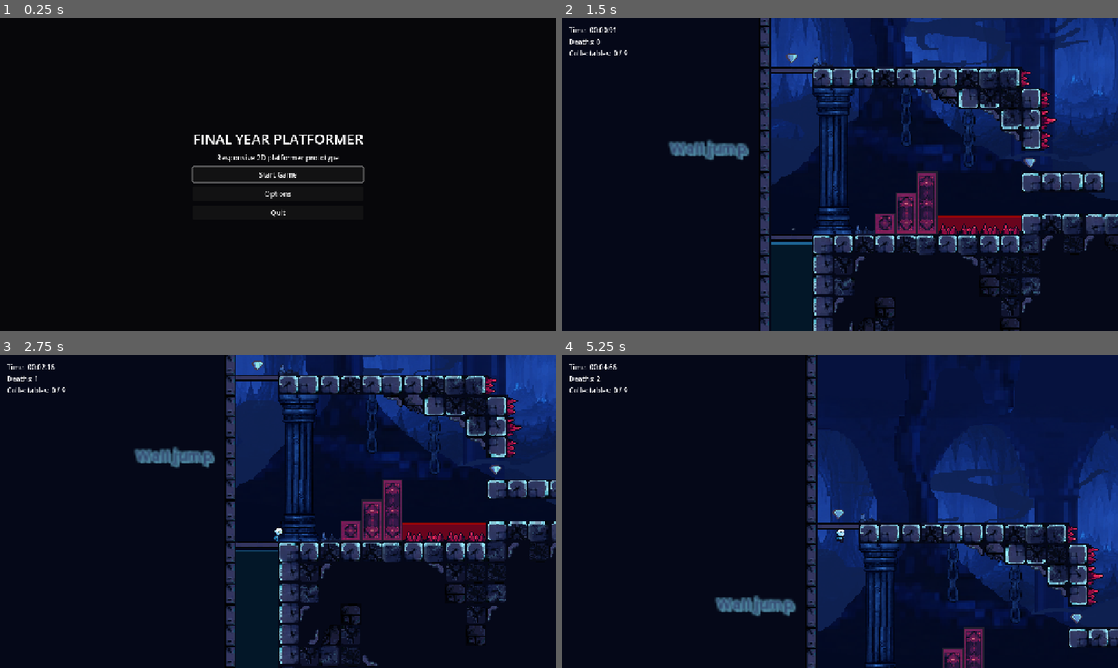
Above: before the commit, frames 1-4 (two rows, left to right).
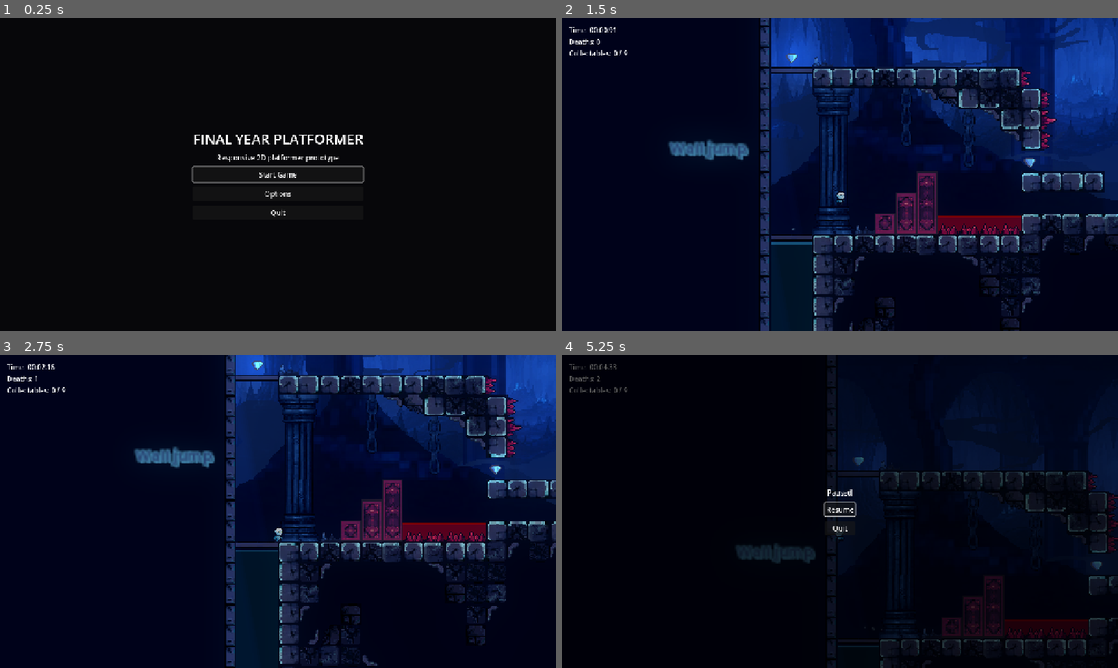
Above: after the commit, the same moments.

Repository: kornelmrozcs/final-year-platformer
Game: Godot game, scene res://scenes/ui/main_menu.tscn
The game is run twice, just before and just after one commit, with the same random seed, the same clock (stepped at 60 frames per second) and the same inputs.
Inputs (mouse positions are in pixels of both pictures, inside the frame that each line leads up to):
- Up to frame 1 (0.25 s): no input
- Up to frame 2 (1.5 s): click "Start Game" at 0.5 s; tap Enter at 1.25 s; move the mouse to (962, 158) at 1.27 s; hold D (move_right) from 1.28 s (still down); tap Space (jump) at 1.35 s; click (962, 158) at 1.42 s
- Up to frame 3 (2.75 s): tap Space (jump) at 1.52, 1.82 s; release D (move_right) at 2 s; drag from (166, 527) to (133, 655) at 2.02 s
- Up to frame 4 (5.25 s): tap F4 (debug_manual_respawn) at 2.75, 3.5, 4.25 s; move the mouse to (895, 442) at 2.77 s; hold D (move_right) 2.78-3.5 s; tap Alt at 2.85 s; tap Space (jump) at 3.05, 4.35, 4.52, 4.82 s; drag from (812, 574) to (995, 470) at 3.52 s; move the mouse to (1006, 558) at 4.27 s; hold A (move_left) 4.28-5 s; tap Escape (ui_cancel) at 4.9 s; drag from (673, 464) to (840, 480) at 5.02 s

The runs differ from the first frame. In frame 2, 2.7% of the frame differs, in the area x 37-100%, y 4-100%; in frame 3, 2.4%; in frame 4, 47%, in the area x 1-100%, y 0-100%.

Commit message:
polishing 0.95

Diff:
--- a/project.godot
+++ b/project.godot
@@ -62,6 +62,11 @@
 "events": [Object(InputEventKey,"resource_local_to_scene":false,"resource_name":"","device":-1,"window_id":0,"alt_press …(195 unchanged characters)…
 ]
 }
+pause_game={
+"deadzone": 0.2,
+"events": [Object(InputEventKey,"resource_local_to_scene":false,"resource_name":"","device":-1,"window_id":0,"alt_pressed":false,"shift_pressed":false,"ctrl_pressed":false,"meta_pressed":false,"pressed":false,"keycode":0,"physical_keycode":4194305,"key_label":0,"unicode":0,"location":0,"echo":false,"script":null)
+]
+}
 
 [physics]
 
@@ -73,3 +78,4 @@
 rendering_device/driver.windows="d3d12"
 renderer/rendering_method="gl_compatibility"
 renderer/rendering_method.mobile="gl_compatibility"
+viewport/hdr_2d=true
--- a/scenes/interactables/collectable.tscn
+++ b/scenes/interactables/collectable.tscn
@@ -85,6 +85,15 @@
 [sub_resource type="CircleShape2D" id="CircleShape2D_a2uub"]
 radius = 4.0
 
+[sub_resource type="Gradient" id="Gradient_u7t0c"]
+offsets = PackedFloat32Array(0, 0.7372449)
+colors = PackedColorArray(1, 1, 1, 1, 0, 0, 0, 1)
+
+[sub_resource type="GradientTexture2D" id="GradientTexture2D_64lak"]
+gradient = SubResource("Gradient_u7t0c")
+fill = 1
+fill_from = Vector2(0.52136755, 0.48290598)
+
 [node name="Collectable" type="Area2D" unique_id=2097911153]
 scale = Vector2(0.75, 0.75)
 script = ExtResource("1_u7t0c")
@@ -102,3 +111,8 @@
 [node name="AudioStreamPlayer2D" type="AudioStreamPlayer2D" parent="." unique_id=293642857]
 stream = ExtResource("3_64lak")
 volume_db = -10.0
+
+[node name="PointLight2D" type="PointLight2D" parent="." unique_id=766161706]
+color = Color(0.27450982, 0.78431374, 1, 1)
+energy = 0.37
+texture = SubResource("GradientTexture2D_64lak")
--- a/scenes/interactables/portal.tscn
+++ b/scenes/interactables/portal.tscn
@@ -6,6 +6,15 @@
 
 [sub_resource type="CircleShape2D" id="CircleShape2D_suroe"]
 radius = 9.0
+
+[sub_resource type="Gradient" id="Gradient_u7t0c"]
+offsets = PackedFloat32Array(0, 0.7372449)
+colors = PackedColorArray(1, 1, 1, 1, 0, 0, 0, 1)
+
+[sub_resource type="GradientTexture2D" id="GradientTexture2D_rwyv8"]
+gradient = SubResource("Gradient_u7t0c")
+fill = 1
+fill_from = Vector2(0.52136755, 0.48290598)
 
 [node name="Portal" type="Area2D" unique_id=266919062]
 z_index = -2
@@ -24,3 +33,8 @@
 [node name="AudioStreamPlayer2D" type="AudioStreamPlayer2D" parent="." unique_id=1297068918]
 stream = ExtResource("3_rwyv8")
 volume_db = -20.0
+
+[node name="PointLight2D" type="PointLight2D" parent="." unique_id=1872853137]
+color = Color(0.27450982, 0.78431374, 1, 1)
+energy = 0.37
+texture = SubResource("GradientTexture2D_rwyv8")
--- a/scenes/player/player.tscn
+++ b/scenes/player/player.tscn
@@ -11,6 +11,7 @@
 [ext_resource type="Script" uid="uid://d1u3w1yv5btqo" path="res://scripts/player/states/respawn_state.gd" id="8_5gtgg"]
 [ext_resource type="Script" uid="uid://dffa5c3fig34d" path="res://scripts/player/player_animation_controller.gd" id="9_h17s1"]
 [ext_resource type="Texture2D" uid="uid://bi00p4bhxjoyn" path="res://assets/sprites/fx/run_dust_particle.png" id="10_dust"]
+[ext_resource type="AudioStream" uid="uid://c2ikorh2jwev7" path="res://assets/audio/action_jump.mp3" id="11_jump_audio"]
 
 [sub_resource type="Animation" id="Animation_fm80t"]
 resource_name = "Fall"
@@ -128,6 +129,8 @@
 position = Vector2(0, -4)
 script = ExtResource("1_dovo2")
 wall_coyote_time = 0.5
+jump_sound_min_pitch = 0.8
+jump_sound_max_pitch = 1.2
 
 [node name="StateMachine" type="Node" parent="." unique_id=73533683]
 script = ExtResource("2_0owmy")
@@ -184,6 +187,10 @@
 scale_amount_max = 0.65
 color = Color(0.72, 0.82, 0.9, 0.55)
 
+[node name="JumpAudioPlayer" type="AudioStreamPlayer2D" parent="." unique_id=1415161718]
+stream = ExtResource("11_jump_audio")
+volume_db = -8.0
+
 [node name="Camera2D" type="Camera2D" parent="." unique_id=434085958]
 offset = Vector2(0, -20)
 zoom = Vector2(3, 3)
--- a/scenes/world/level_1.tscn
+++ b/scenes/world/level_1.tscn
@@ -15,6 +15,9 @@
 [node name="Layer05" parent="Visuals/ParallaxBackground" parent_id_path=PackedInt32Array(259016423) index="1" unique_id=786414950]
 auto_scroll_speed = -2.0
 
+[node name="CanvasModulate" parent="Visuals" parent_id_path=PackedInt32Array(1002086315) index="2" unique_id=519000726]
+color = Color(0.75398386, 0.75398386, 0.75398374, 1)
+
 [node name="TileMap" parent="Geometry" parent_id_path=PackedInt32Array(325884410) index="0" unique_id=864935402]
 layer_0/tile_data = PackedInt32Array(2883584, 393216, 0, 2883593, 458752, 0, 2883592, 458752, 0, 2883591, 524288, 16106 …(49445 unchanged characters)…
 
@@ -22,6 +25,7 @@
 layer_0/tile_data = PackedInt32Array(2818054, 1310721, 3, 2818055, 1310721, 3, 2818056, 1310721, 3, 2621456, 1310721, 1 …(421 unchanged characters)…
 
 [node name="Player" parent="." index="3" unique_id=390292942]
+z_index = 3
 position = Vector2(-16, 700)
 respawn_position = Vector2(0, 700)
 run_dust_min_speed = 5.0
--- a/scenes/world/level_template.tscn
+++ b/scenes/world/level_template.tscn
@@ -11,6 +11,7 @@
 [ext_resource type="PackedScene" uid="uid://ceamoimb7xsef" path="res://scenes/hazards/water.tscn" id="4_o4wlu"]
 [ext_resource type="Script" uid="uid://3a0e2nch40j0" path="res://scripts/hazards/deadly_surfaces.gd" id="5_6trs4"]
 [ext_resource type="PackedScene" uid="uid://ypefq5svn5u7" path="res://scenes/interactables/portal.tscn" id="5_21vdc"]
+[ext_resource type="PackedScene" path="res://scenes/ui/pause_menu.tscn" id="5_dpwv7"]
 [ext_resource type="PackedScene" uid="uid://ci5p2na6aqoqh" path="res://scenes/interactables/collectable.tscn" id="6_78oux"]
 [ext_resource type="PackedScene" uid="uid://dle5i361hdp8e" path="res://scenes/platforms/moving_platform.tscn" id="12_gpohp"]
 [ext_resource type="PackedScene" uid="uid://bp7lurgrvb53e" path="res://scenes/hazards/moving_saw.tscn" id="13_sk85y"]
@@ -18,6 +19,97 @@
 [ext_resource type="PackedScene" uid="uid://dxxcf42m3dy1g" path="res://scenes/ui/minimap.tscn" id="15_minimap"]
 [ext_resource type="Script" uid="uid://cp7lsu76g58p6" path="res://scripts/ui/minimap_view_area.gd" id="16_view_area"]
 [ext_resource type="PackedScene" uid="uid://d2h3j1rq4xn23" path="res://scenes/world/tutorial_text.tscn" id="18_r6ymm"]
+
+[sub_resource type="Environment" id="Environment_dpwv7"]
+background_mode = 3
+tonemap_mode = 1
+glow_enabled = true
+glow_intensity = 1.0
+glow_bloom = 0.25
+
+[sub_resource type="OccluderPolygon2D" id="OccluderPolygon2D_dpwv7"]
+polygon = PackedVector2Array(-6, -6, 8, -6, 8, 6, -6, 6)
+
+[sub_resource type="OccluderPolygon2D" id="OccluderPolygon2D_rq06c"]
+polygon = PackedVector2Array(-6, -6, 6, -6, 6, 6, -6, 6)
+
+[sub_resource type="OccluderPolygon2D" id="OccluderPolygon2D_88ahj"]
+polygon = PackedVector2Array(-8, -6, 8, -6, 8, 6, -8, 6)
+
+[sub_resource type="OccluderPolygon2D" id="OccluderPolygon2D_toreg"]
+polygon = PackedVector2Array(-6, -6, 8, -6, 8, 8, -6, 8, -6, -6.4749136)
+
+[sub_resource type="OccluderPolygon2D" id="OccluderPolygon2D_d4anm"]
+polygon = PackedVector2Array(-6, -8, -6, -8, 8, -8, 8, 6, -6, 6, -6, -8)
+
+[sub_resource type="OccluderPolygon2D" id="OccluderPolygon2D_sayem"]
+polygon = PackedVector2Array(-8, -6, 6, -6, 6, 6, -8, 6)
+
+[sub_resource type="OccluderPolygon2D" id="OccluderPolygon2D_i77e7"]
+polygon = PackedVector2Array(-8, -6, 6, -6, 6, 8, -8, 8, -8, -6)
+
+[sub_resource type="OccluderPolygon2D" id="OccluderPolygon2D_ucncc"]
+polygon = PackedVector2Array(-8, -8, 6, -8, 6, 6, -8, 6, -8, -8)
+
+[sub_resource type="OccluderPolygon2D" id="OccluderPolygon2D_lyth8"]
+polygon = PackedVector2Array(-6, -6, 6, -6, 6, 8, -6, 8)
+
+[sub_resource type="OccluderPolygon2D" id="OccluderPolygon2D_mxyhd"]
+polygon = PackedVector2Array(-6, -8, 6, -8, 6, 8, -6, 8, -6, -6.4749136)
+
+[sub_resource type="OccluderPolygon2D" id="OccluderPolygon2D_2ktcc"]
+polygon = PackedVector2Array(-6, -8, 6, -8, 6, 6, -6, 6)
+
+[sub_resource type="OccluderPolygon2D" id="OccluderPolygon2D_5tdl2"]
+polygon = PackedVector2Array(-4, -6, 8, -6, 8, -4, -4, -4)
+
+[sub_resource type="OccluderPolygon2D" id="OccluderPolygon2D_umx4o"]
+polygon = PackedVector2Array(-4, -6, 8, -6, 8, -4, -4, -4)
+
+[sub_resource type="OccluderPolygon2D" id="OccluderPolygon2D_c2dv0"]
+polygon = PackedVector2Array(-4, -6, 8, -6, 8, -4, -4, -4)
+
+[sub_resource type="OccluderPolygon2D" id="OccluderPolygon2D_bnbvv"]
+polygon = PackedVector2Array(-8, -6, 8, -6, 8, -4, -8, -4)
+
+[sub_resource type="OccluderPolygon2D" id="OccluderPolygon2D_x3tqy"]
+polygon = PackedVector2Array(-8, -6, 8, -6, 8, -4, -8, -4)
+
+[sub_resource type="OccluderPolygon2D" id="OccluderPolygon2D_tc6es"]
+polygon = PackedVector2Array(-8, -6, 8, -6, 8, -4, -8, -4)
+
+[sub_resource type="OccluderPolygon2D" id="OccluderPolygon2D_vcsgn"]
+polygon = PackedVector2Array(-4, -6, 8, -6, 8, -4, -2, -4)
+
+[sub_resource type="OccluderPolygon2D" id="OccluderPolygon2D_nq882"]
+polygon = PackedVector2Array(-8, -6, 6, -6, 4, -4, -8, -4)
+
+[sub_resource type="OccluderPolygon2D" id="OccluderPolygon2D_fmmhe"]
+polygon = PackedVector2Array(-8, -6, 6, -6, 4, -4, -8, -4)
+
+[sub_resource type="OccluderPolygon2D" id="OccluderPolygon2D_tt7lj"]
+polygon = PackedVector2Array(-6, -6, -6, -6, 8, -6, 8, 8, -6, 8, -6, -8)
+
+[sub_resource type="OccluderPolygon2D" id="OccluderPolygon2D_4a1f7"]
+polygon = PackedVector2Array(-6, -8, -6, -8, 8, -8, 8, 8, -6, 8, -6, -8)
+
+[sub_resource type="OccluderPolygon2D" id="OccluderPolygon2D_ht3i2"]
+polygon = PackedVector2Array(-6, -6, 8, -6, 8, 8, -6, 8)
+
+[sub_resource type="OccluderPolygon2D" id="OccluderPolygon2D_1p1kh"]
+polygon = PackedVector2Array(-8, -6, 6, -6, 6, 8, -8, 8)
+
+[sub_resource type="OccluderPolygon2D" id="OccluderPolygon2D_u84sw"]
+polygon = PackedVector2Array(-6, -8, 8, -8, 8, 6, 8, 8, -6, 8)
+
+[sub_resource type="OccluderPolygon2D" id="OccluderPolygon2D_0khnx"]
+polygon = PackedVector2Array(-8, -8, 6, -8, 6, 8, -8, 8)
+
+[sub_resource type="OccluderPolygon2D" id="OccluderPolygon2D_5f60o"]
+polygon = PackedVector2Array(-8, -8, 6, -8, 6, 6, -8, 6)
+
+[sub_resource type="OccluderPolygon2D" id="OccluderPolygon2D_6n6p0"]
+polygon = PackedVector2Array(-6, -8, 8, -8, 8, 6, -6, 6)
 
 [sub_resource type="TileSetAtlasSource" id="TileSetAtlasSource_v4y73"]
 texture = ExtResource("1_p8h2d")
@@ -32,28 +124,38 @@
 4:0/0 = 0
 4:0/0/physics_layer_0/polygon_0/points = PackedVector2Array(-8, -8, 8, -8, 8, 8, -8, 8)
 6:0/0 = 0
+6:0/0/occlusion_layer_0/polygon_0/polygon = SubResource("OccluderPolygon2D_tt7lj")
 6:0/0/physics_layer_0/polygon_0/points = PackedVector2Array(-8, -8, 8, -8, 8, 8, -8, 8)
 7:0/0 = 0
+7:0/0/occlusion_layer_0/polygon_0/polygon = SubResource("OccluderPolygon2D_1p1kh")
 7:0/0/physics_layer_0/polygon_0/points = PackedVector2Array(-8, -8, 8, -8, 8, 8, -8, 8)
 8:0/0 = 0
+8:0/0/occlusion_layer_0/polygon_0/polygon = SubResource("OccluderPolygon2D_0khnx")
 8:0/0/physics_layer_0/polygon_0/points = PackedVector2Array(-8, -8, 8, -8, 8, 8, -8, 8)
 9:0/0 = 0
 9:0/0/physics_layer_0/polygon_0/points = PackedVector2Array(-8, -8, 8, -8, 8, 8, -8, 8)
 10:0/0 = 0
 10:0/0/physics_layer_0/polygon_0/points = PackedVector2Array(-8, -8, 8, -8, 8, 8, -8, 8)
 12:0/0 = 0
+12:0/0/occlusion_layer_0/polygon_0/polygon = SubResource("OccluderPolygon2D_dpwv7")
 12:0/0/physics_layer_0/polygon_0/points = PackedVector2Array(-8, -8, 8, -8, 8, 8, -8, 8)
 13:0/0 = 0
+13:0/0/occlusion_layer_0/polygon_0/polygon = SubResource("OccluderPolygon2D_88ahj")
 13:0/0/physics_layer_0/polygon_0/points = PackedVector2Array(-8, -8, 8, -8, 8, 8, -8, 8)
 14:0/0 = 0
+14:0/0/occlusion_layer_0/polygon_0/polygon = SubResource("OccluderPolygon2D_sayem")
 14:0/0/physics_layer_0/polygon_0/points = PackedVector2Array(-8, -8, 8, -8, 8, 8, -8, 8)
 15:0/0 = 0
+15:0/0/occlusion_layer_0/polygon_0/polygon = SubResource("OccluderPolygon2D_lyth8")
 15:0/0/physics_layer_0/polygon_0/points = PackedVector2Array(-8, -8, 8, -8, 8, 8, -8, 8)
 17:0/0 = 0
+17:0/0/occlusion_layer_0/polygon_0/polygon = SubResource("OccluderPolygon2D_5tdl2")
 17:0/0/physics_layer_0/polygon_0/points = PackedVector2Array(-8, -8, 8, -8, 8, -3.057598, -8, -3.057598)
 18:0/0 = 0
+18:0/0/occlusion_layer_0/polygon_0/polygon = SubResource("OccluderPolygon2D_bnbvv")
 18:0/0/physics_layer_0/polygon_0/points = PackedVector2Array(-8, -8, 8, -8, 8, -3.057598, -8, -3.057598)
 19:0/0 = 0
+19:0/0/occlusion_layer_0/polygon_0/polygon = SubResource("OccluderPolygon2D_vcsgn")
 19:0/0/physics_layer_0/polygon_0/points = PackedVector2Array(-8, -8, 8, -8, 8, -3.057598, -8, -3.057598)
 0:1/0 = 0
 0:1/0/physics_layer_0/polygon_0/points = PackedVector2Array(-8, -8, 8, -8, 8, 8, -8, 8)
@@ -66,28 +168,37 @@
 4:1/0 = 0
 4:1/0/physics_layer_0/polygon_0/points = PackedVector2Array(-8, -8, 8, -8, 8, 8, -8, 8)
 6:1/0 = 0
+6:1/0/occlusion_layer_0/polygon_0/polygon = SubResource("OccluderPolygon2D_4a1f7")
 6:1/0/physics_layer_0/polygon_0/points = PackedVector2Array(-8, -8, 8, -8, 8, 8, -8, 8)
 7:1/0 = 0
 7:1/0/physics_layer_0/polygon_0/points = PackedVector2Array(-8, -8, 8, -8, 8, 8, -8, 8)
 8:1/0 = 0
+8:1/0/occlusion_layer_0/polygon_0/polygon = SubResource("OccluderPolygon2D_5f60o")
 8:1/0/physics_layer_0/polygon_0/points = PackedVector2Array(-8, -8, 8, -8, 8, 8, -8, 8)
 9:1/0 = 0
 9:1/0/physics_layer_0/polygon_0/points = PackedVector2Array(-8, -8, 8, -8, 8, 8, -8, 8)
 10:1/0 = 0
 10:1/0/physics_layer_0/polygon_0/points = PackedVector2Array(-8, -8, 8, -8, 8, 8, -8, 8)
 12:1/0 = 0
+12:1/0/occlusion_layer_0/polygon_0/polygon = SubResource("OccluderPolygon2D_rq06c")
 12:1/0/physics_layer_0/polygon_0/points = PackedVector2Array(-8, -8, 8, -8, 8, 8, -8, 8)
 13:1/0 = 0
+13:1/0/occlusion_layer_0/polygon_0/polygon = SubResource("OccluderPolygon2D_toreg")
 13:1/0/physics_layer_0/polygon_0/points = PackedVector2Array(-8, -8, 8, -8, 8, 8, -8, 8)
 14:1/0 = 0
+14:1/0/occlusion_layer_0/polygon_0/polygon = SubResource("OccluderPolygon2D_i77e7")
 14:1/0/physics_layer_0/polygon_0/points = PackedVector2Array(-8, -8, 8, -8, 8, 8, -8, 8)
 15:1/0 = 0
+15:1/0/occlusion_layer_0/polygon_0/polygon = SubResource("OccluderPolygon2D_mxyhd")
 15:1/0/physics_layer_0/polygon_0/points = PackedVector2Array(-8, -8, 8, -8, 8, 8, -8, 8)
 17:1/0 = 0
+17:1/0/occlusion_layer_0/polygon_0/polygon = SubResource("OccluderPolygon2D_umx4o")
 17:1/0/physics_layer_0/polygon_0/points = PackedVector2Array(-8, -8, 8, -8, 8, -3.057598, -8, -3.057598)
 18:1/0 = 0
+18:1/0/occlusion_layer_0/polygon_0/polygon = SubResource("OccluderPolygon2D_x3tqy")
 18:1/0/physics_layer_0/polygon_0/points = PackedVector2Array(-8, -8, 8, -8, 8, -3.057598, -8, -3.057598)
 19:1/0 = 0
+19:1/0/occlusion_layer_0/polygon_0/polygon = SubResource("OccluderPolygon2D_nq882")
 19:1/0/physics_layer_0/polygon_0/points = PackedVector2Array(-8, -8, 8, -8, 8, -3.057598, -8, -3.057598)
 0:2/0 = 0
 0:2/0/physics_layer_0/polygon_0/points = PackedVector2Array(-8, -8, 8, -8, 8, 8, -8, 8)
@@ -96,22 +207,31 @@
 2:2/0 = 0
 2:2/0/physics_layer_0/polygon_0/points = PackedVector2Array(-8, -8, 8, -8, 8, 8, -8, 8)
 6:2/0 = 0
+6:2/0/occlusion_layer_0/polygon_0/polygon = SubResource("OccluderPolygon2D_ht3i2")
 6:2/0/physics_layer_0/polygon_0/points = PackedVector2Array(-8, -8, 8, -8, 8, 8, -8, 8)
 7:2/0 = 0
+7:2/0/occlusion_layer_0/polygon_0/polygon = SubResource("OccluderPolygon2D_u84sw")
 7:2/0/physics_layer_0/polygon_0/points = PackedVector2Array(-8, -8, 8, -8, 8, 8, -8, 8)
 8:2/0 = 0
+8:2/0/occlusion_layer_0/polygon_0/polygon = SubResource("OccluderPolygon2D_6n6p0")
 8:2/0/physics_layer_0/polygon_0/points = PackedVector2Array(-8, -8, 8, -8, 8, 8, -8, 8)
 13:2/0 = 0
+13:2/0/occlusion_layer_0/polygon_0/polygon = SubResource("OccluderPolygon2D_d4anm")
 13:2/0/physics_layer_0/polygon_0/points = PackedVector2Array(-8, -8, 8, -8, 8, 8, -8, 8)
 14:2/0 = 0
+14:2/0/occlusion_layer_0/polygon_0/polygon = SubResource("OccluderPolygon2D_ucncc")
 14:2/0/physics_layer_0/polygon_0/points = PackedVector2Array(-8, -8, 8, -8, 8, 8, -8, 8)
 15:2/0 = 0
+15:2/0/occlusion_layer_0/polygon_0/polygon = SubResource("OccluderPolygon2D_2ktcc")
 15:2/0/physics_layer_0/polygon_0/points = PackedVector2Array(-8, -8, 8, -8, 8, 8, -8, 8)
 17:2/0 = 0
+17:2/0/occlusion_layer_0/polygon_0/polygon = SubResource("OccluderPolygon2D_c2dv0")
 17:2/0/physics_layer_0/polygon_0/points = PackedVector2Array(-8, -8, 8, -8, 8, -3.057598, -8, -3.057598)
 18:2/0 = 0
+18:2/0/occlusion_layer_0/polygon_0/polygon = SubResource("OccluderPolygon2D_tc6es")
 18:2/0/physics_layer_0/polygon_0/points = PackedVector2Array(-8, -8, 8, -8, 8, -3.057598, -8, -3.057598)
 19:2/0 = 0
+19:2/0/occlusion_layer_0/polygon_0/polygon = SubResource("OccluderPolygon2D_fmmhe")
 19:2/0/physics_layer_0/polygon_0/points = PackedVector2Array(-8, -8, 8, -8, 8, -3.057598, -8, -3.057598)
 0:4/0 = 0
 0:4/0/physics_layer_0/polygon_0/points = PackedVector2Array(-8, -8, 8, -8, 8, 8, -8, 8)
@@ -317,6 +437,7 @@
 20:4/0 = 0
 
 [sub_resource type="TileSet" id="TileSet_5ttxa"]
+occlusion_layer_0/light_mask = 1
 physics_layer_0/collision_layer = 1
 sources/0 = SubResource("TileSetAtlasSource_v4y73")
 
@@ -637,6 +758,8 @@
 [node name="Minimap" parent="UI" unique_id=1757064221 instance=ExtResource("15_minimap")]
 view_area_path = NodePath("../../Minimap/MinimapViewArea")
 
+[node name="PauseMenu" parent="UI" unique_id=1712477109 instance=ExtResource("5_dpwv7")]
+
 [node name="Visuals" type="Node" parent="." unique_id=1002086315]
 
 [node name="ParallaxBackground" parent="Visuals" unique_id=259016423 instance=ExtResource("2_brod4")]
@@ -686,6 +809,21 @@
 scroll_offset = Vector2(1, 153)
 horizontal_scroll_scale = 0.7
 vertical_scroll_scale = 1.0
+
+[node name="WorldEnvironment" type="WorldEnvironment" parent="Visuals" unique_id=732598805]
+environment = SubResource("Environment_dpwv7")
+
+[node name="CanvasModulate" type="CanvasModulate" parent="Visuals" unique_id=519000726]
+color = Color(0.8089983, 0.8089983, 0.80899817, 1)
+
+[node name="DirectionalLight2D" type="DirectionalLight2D" parent="Visuals" unique_id=1130135124]
+rotation = -0.17379013
+color = Color(0, 0.39215687, 0.6666667, 0.56078434)
+energy = 0.6
+shadow_enabled = true
+shadow_color = Color(0, 0.07058824, 0.30588236, 0.05490196)
+shadow_filter = 1
+shadow_filter_smooth = 5.6
 
 [node name="Geometry" type="Node" parent="." unique_id=325884410]
 
--- a/scripts/game_manager.gd
+++ b/scripts/game_manager.gd
@@ -14,6 +14,17 @@
 var death_count: int = 0
 var timer_running: bool = false
 var difficulty: int = Difficulty.MEDIUM
+
+const GAME_MUSIC: AudioStream = preload("res://assets/audio/background_music.mp3")
+const RESULTS_SOUND: AudioStream = preload("res://assets/audio/portal_open.mp3")
+
+var music_player: AudioStreamPlayer
+var result_audio_player: AudioStreamPlayer
+var music_was_playing_before_pause: bool = false
+
+
+func _ready() -> void:
+	_setup_audio_players()
 
 
 func _process(delta: float) -> void:
@@ -67,6 +78,78 @@
 			return "Medium"
 
 
+func play_game_music() -> void:
+	_setup_audio_players()
+
+	if music_player.playing and not music_player.stream_paused:
+		return
+
+	music_player.stream_paused = false
+	music_player.play()
+
+
+func stop_game_music() -> void:
+	if music_player == null:
+		return
+
+	music_player.stop()
+	music_player.stream_paused = false
+	music_was_playing_before_pause = false
+
+
+func pause_game_music() -> void:
+	if music_player == null:
+		return
+
+	music_was_playing_before_pause = music_player.playing and not music_player.stream_paused
+
+	if music_was_playing_before_pause:
+		music_player.stream_paused = true
+
+
+func resume_game_music() -> void:
+	if music_player == null:
+		return
+
+	if music_was_playing_before_pause:
+		music_player.stream_paused = false
+
+	music_was_playing_before_pause = false
+
+
+func play_results_sound() -> void:
+	_setup_audio_players()
+	result_audio_player.pitch_scale = randf_range(0.96, 1.04)
+	result_audio_player.play()
+
+
+func _setup_audio_players() -> void:
+	if music_player == null:
+		music_player = AudioStreamPlayer.new()
+		music_player.name = "MusicPlayer"
+		music_player.stream = GAME_MUSIC
+		music_player.volume_db = -22.0
+		music_player.bus = "Music" if AudioServer.get_bus_index("Music") != -1 else "Master"
+		add_child(music_player)
+		_set_music_looping(music_player.stream)
+
+	if result_audio_player == null:
+		result_audio_player = AudioStreamPlayer.new()
+		result_audio_player.name = "ResultAudioPlayer"
+		result_audio_player.stream = RESULTS_SOUND
+		result_audio_player.volume_db = -24.0
+		add_child(result_audio_player)
+
+
+func _set_music_looping(stream: AudioStream) -> void:
+	if stream is AudioStreamMP3:
+		var mp3_stream := stream as AudioStreamMP3
+		mp3_stream.loop = true
+	elif stream is AudioStreamOggVorbis:
+		var ogg_stream := stream as AudioStreamOggVorbis
+		ogg_stream.loop = true
+
+
 func get_formatted_time() -> String:
 	var total_seconds: int = int(run_time)
 	var minutes: int = floori(run_time / 60.0)
--- a/scripts/player/player_controller.gd
+++ b/scripts/player/player_controller.gd
@@ -80,10 +80,17 @@
 ## speed needed before running dust starts
 @export var run_dust_min_speed: float = 20.0
 
+## lowest random pitch for the jump sound
+@export var jump_sound_min_pitch: float = 0.92
+
+## highest random pitch for the jump sound
+@export var jump_sound_max_pitch: float = 1.08
+
 @onready var state_machine: PlayerStateMachine = $StateMachine
 @onready var collision_shape: CollisionShape2D = $CollisionShape2D
 @onready var animation_controller: PlayerAnimationController = $PlayerAnimation
 @onready var run_dust: CPUParticles2D = get_node_or_null("RunDust") as CPUParticles2D
+@onready var jump_audio_player: AudioStreamPlayer2D = get_node_or_null("JumpAudioPlayer") as AudioStreamPlayer2D
 
 var direction: float = 0.0
 
@@ -105,7 +112,10 @@
 var is_respawning: bool = false
 var debug_death_message_timer: float = 0.0
 
+var audio_rng: RandomNumberGenerator = RandomNumberGenerator.new()
+
 func _ready() -> void:
+	audio_rng.randomize()
 	add_to_group("player")
 	state_machine.init(self)
 
@@ -146,12 +156,14 @@
 
 
 func jump() -> void:
+	_play_jump_sound()
 	velocity.y = jump_velocity
 	jump_buffer_timer = 0.0
 	coyote_timer = 0.0
 
 
 func wall_jump() -> void:
+	_play_jump_sound()
 	velocity.y = jump_velocity
 	velocity.x = last_wall_normal.x * wall_jump_push
 
@@ -364,6 +376,14 @@
 			return
 
 
+func _play_jump_sound() -> void:
+	if jump_audio_player == null:
+		return
+
+	jump_audio_player.pitch_scale = audio_rng.randf_range(jump_sound_min_pitch, jump_sound_max_pitch)
+	jump_audio_player.play()
+
+
 func _update_run_dust() -> void:
 	if run_dust == null:
 		return
--- a/scripts/ui/main_menu.gd
+++ b/scripts/ui/main_menu.gd
@@ -10,6 +10,7 @@
 
 
 func _ready() -> void:
+	GameManager.stop_game_music()
 	start_button.grab_focus()
 
 	if not start_button.pressed.is_connected(_on_start_pressed):
@@ -25,6 +26,7 @@
 func _on_start_pressed() -> void:
 	# start fresh but keep selected difficulty
 	GameManager.reset_run()
+	GameManager.play_game_music()
 	get_tree().change_scene_to_file(first_level_path)
 
 
--- a/scripts/ui/pause_menu.gd
+++ b/scripts/ui/pause_menu.gd
@@ -40,6 +40,7 @@
 	is_open = true
 	was_timer_running = GameManager.timer_running
 	GameManager.stop_run()
+	GameManager.pause_game_music()
 	visible = true
 	get_tree().paused = true
 	resume_button.grab_focus()
@@ -54,12 +55,15 @@
 	if was_timer_running:
 		GameManager.start_run()
 
+	GameManager.resume_game_music()
+
 
 func _on_resume_pressed() -> void:
 	_resume_game()
 
 
 func _on_quit_pressed() -> void:
+	GameManager.stop_game_music()
 	get_tree().paused = false
 	get_tree().quit()
 
--- a/scripts/ui/results_screen.gd
+++ b/scripts/ui/results_screen.gd
@@ -14,6 +14,8 @@
 
 func _ready() -> void:
 	GameManager.stop_run()
+	GameManager.stop_game_music()
+	GameManager.play_results_sound()
 
 	time_label.text = "Time: " + GameManager.get_formatted_time()
 	deaths_label.text = "Deaths: " + str(GameManager.death_count)
@@ -27,6 +29,7 @@
 
 func _on_restart_pressed() -> void:
 	GameManager.reset_run()
+	GameManager.play_game_music()
 	get_tree().change_scene_to_file(restart_scene_path)
 
 
Not shown, added: assets/audio/action_jump.mp3.import
Not shown, added: assets/audio/background_music.mp3.import
Not shown, changed: export_presets.cfg
Not shown, added: assets/audio/background_music.mp3
